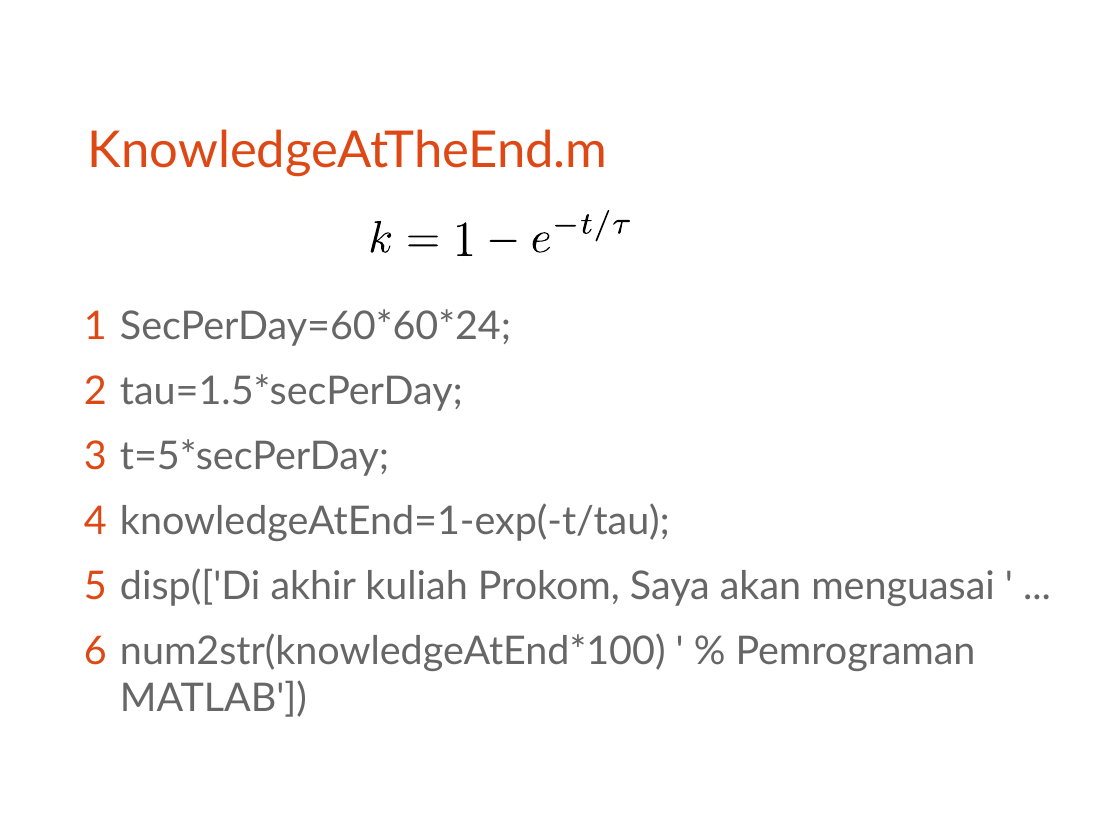
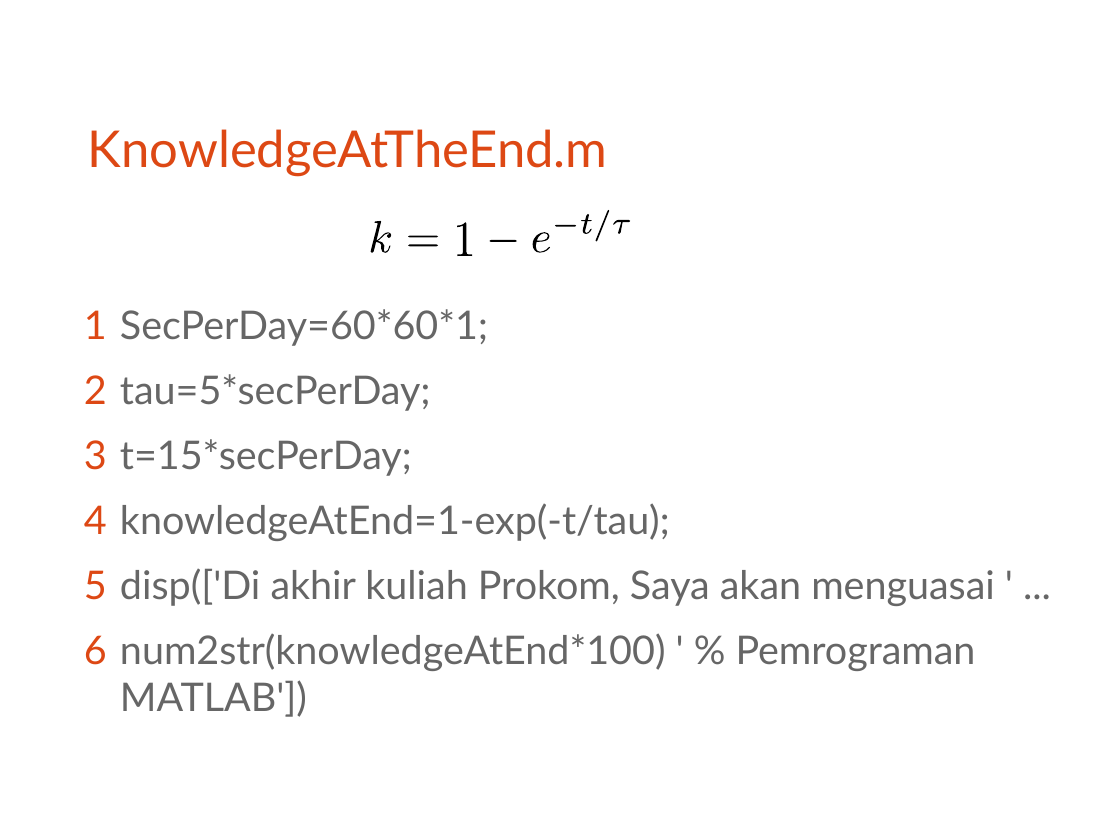
Before and after one commit to bagustris/prokom-tf, a slide deck: slide 28 of slide/matlab.odp. Drawn at 1120x840 pixels with LibreOffice and Linux fonts; fonts in the diff are those of the drawing. Boxes give left, top, right and bottom in pixels: in the first picture for what was removed or moved away, otherwise in the second. Text is boxed around its words. In the diff, an @@ line names an element or a change of style, - is before the commit and + after.

```diff
--- a/slide/matlab.odp
+++ b/slide/matlab.odp
@@ text at <box>120,309,488,476</box>: text changed @@
-1 SecPerDay=60*60*24;
-2 tau=1.5*secPerDay;
-3 t=5*secPerDay;
+1 SecPerDay=60*60*1;
+2 tau=5*secPerDay;
+3 t=15*secPerDay;
```
Also in this commit, not shown: 6 other slides changed, 1 slide added, 27 other files.
